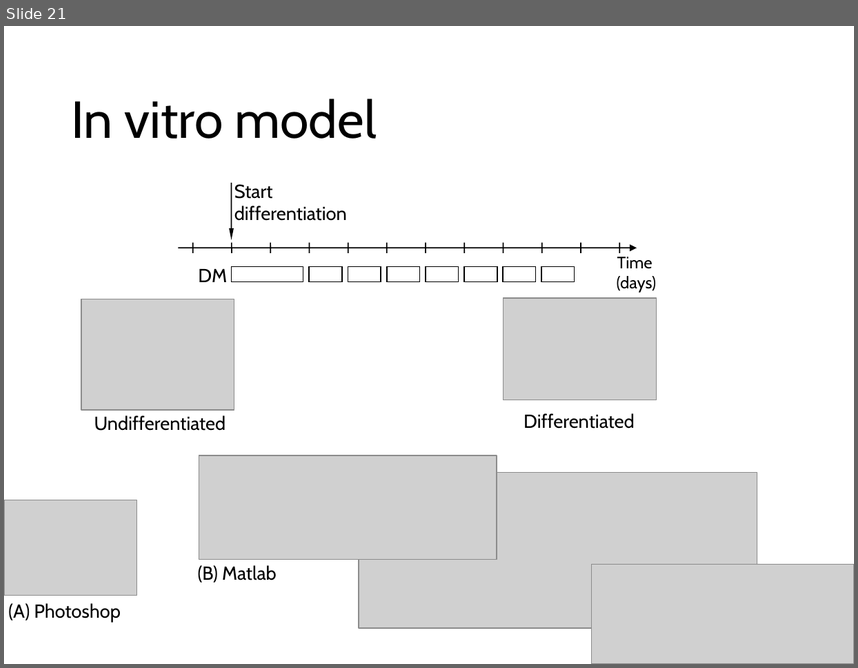
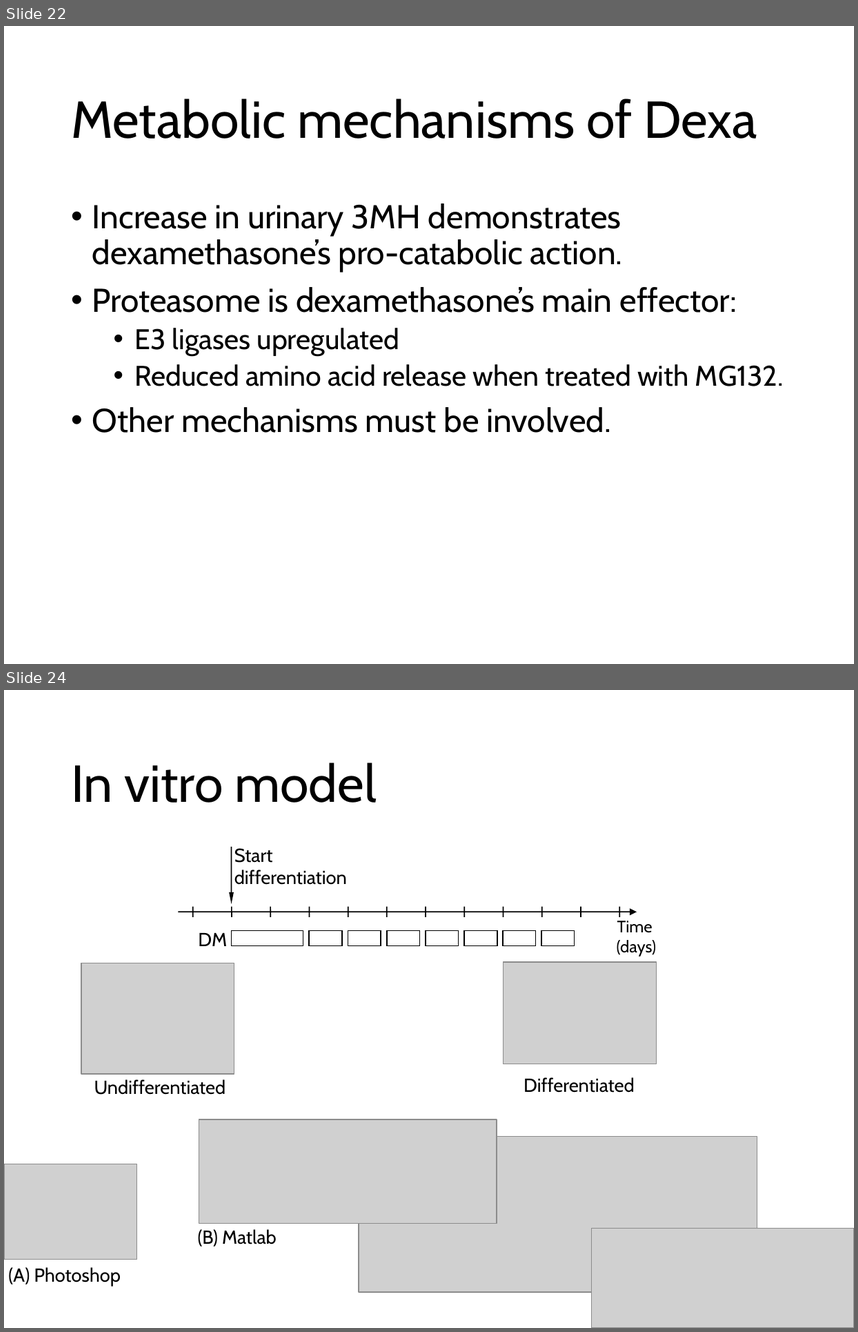
Before and after one commit to nvalexander/dissertation, a slide deck: defense.pptx. Shown one above the other, each under a label of ours: slide 21 before the commit, slides 22 and 24 after it; the slides between them are not shown. The pictures are 858x668 and 858x1332 pixels, drawn with LibreOffice and Linux fonts; fonts in the diff are those of the drawing; grey boxes stand for pictures. Boxes give left, top, right and bottom in pixels: in the first picture for what was removed or moved away, otherwise in the second. Text is boxed around its words. In the diff, an @@ line names an element or a change of style, - is before the commit and + after.

```diff
--- a/defense.pptx
+++ b/defense.pptx
@@ slide 22 added at box(4, 26, 854, 664), background #FFFFFF @@
@@ title added at box(71, 98, 757, 138), 44 pt, text #000000 @@
+Metabolic mechanisms of Dexa
@@ text added at box(92, 203, 784, 432), 28 pt, text #000000 @@
+• Increase in urinary 3MH demonstrates dexamethasone’s pro-catabolic action.
+• Proteasome is dexamethasone’s main effector:
+  • E3 ligases upregulated
+  • Reduced amino acid release when treated with MG132.
+• Other mechanisms must be involved.
@@ what was slide 21 is now slide 24 @@
```
Also in this commit, not shown: 3 slides changed, 1 other slide added, 1 other file.
